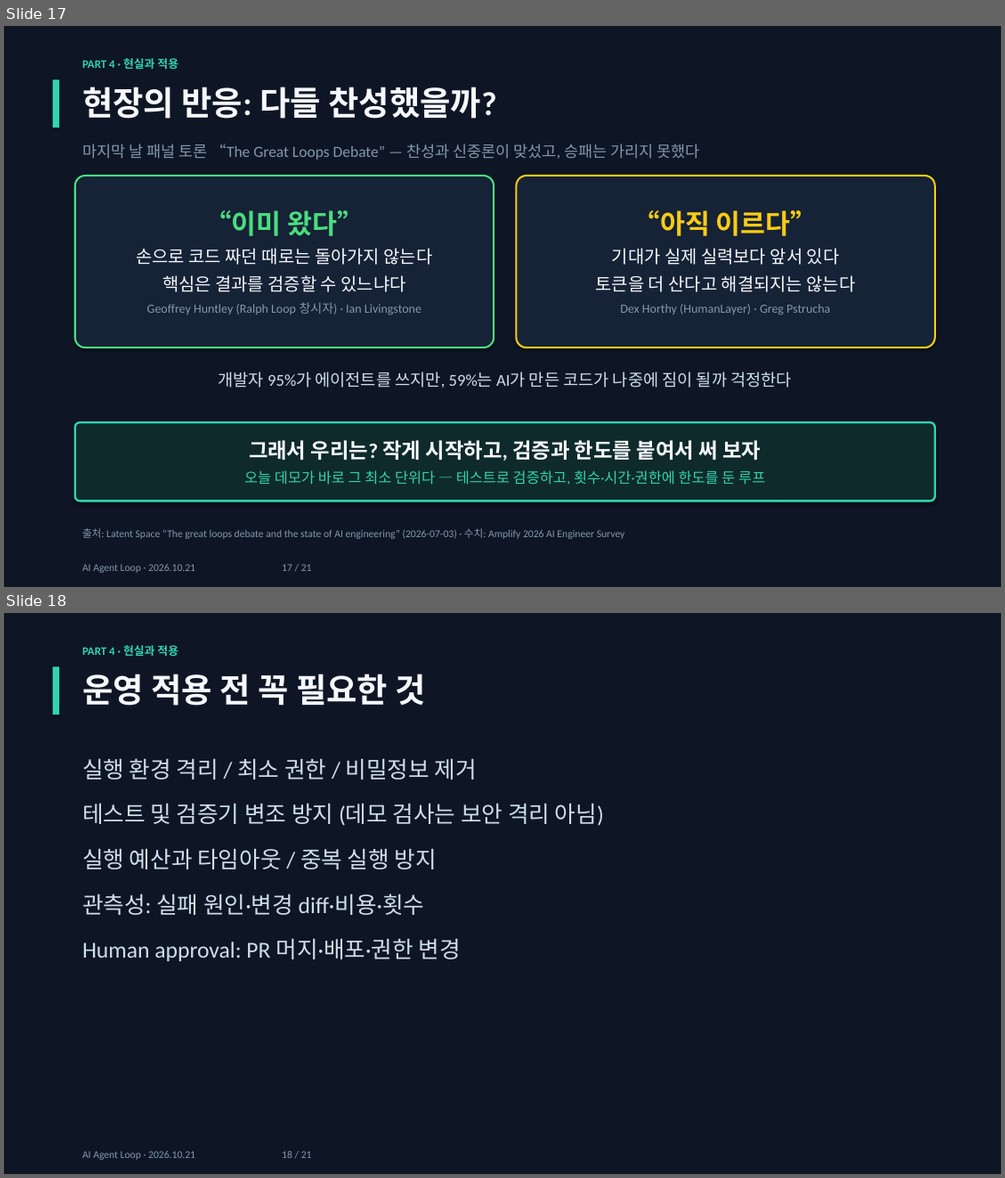
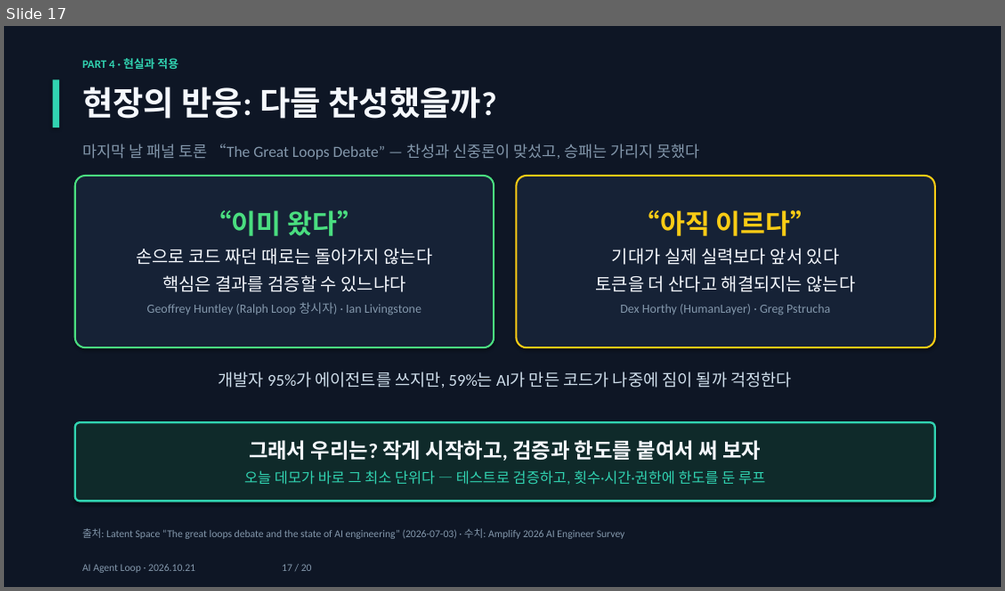
Before and after one commit to jaewon-i/kiro-agent-loop-demo, a slide deck: docs/AI_Agent_Loop.pptx. Shown one above the other, each under a label of ours: slides 17 and 18 before the commit, slide 17 after it. The pictures are 1005x1178 and 1005x591 pixels, drawn with LibreOffice and Linux fonts; fonts in the diff are those of the drawing. Boxes give left, top, right and bottom in pixels: in the first picture for what was removed or moved away, otherwise in the second. Text is boxed around its words. In the diff, an @@ line names an element or a change of style, - is before the commit and + after.

Commit message:
Remove '운영 적용 전 꼭 필요한 것' slide

```diff
--- a/docs/AI_Agent_Loop.pptx
+++ b/docs/AI_Agent_Loop.pptx
@@ slide 18 removed at (x1=4, y1=613, x2=1001, y2=1174), background #0E1625 @@
@@ text removed at (x1=82, y1=645, x2=178, y2=656) @@
-PART 4 · 현실과 적용
@@ rectangle removed at (x1=53, y1=666, x2=59, y2=714) @@
@@ text removed at (x1=82, y1=674, x2=426, y2=706) @@
-운영 적용 전 꼭 필요한 것
@@ text removed at (x1=82, y1=758, x2=604, y2=961) @@
-실행 환경 격리 / 최소 권한 / 비밀정보 제거
-테스트 및 검증기 변조 방지 (데모 검사는 보안 격리 아님)
-실행 예산과 타임아웃 / 중복 실행 방지
-관측성: 실패 원인·변경 diff·비용·횟수
-Human approval: PR 머지·배포·권한 변경
@@ text removed at (x1=82, y1=1151, x2=312, y2=1159) @@
-AI Agent Loop · 2026.10.21 18 / 21
@@ slide 17 changed as well @@
@@ text at (x1=82, y1=564, x2=312, y2=572): text changed @@
-AI Agent Loop · 2026.10.21 17 / 21
+AI Agent Loop · 2026.10.21 17 / 20
```
Also in this commit, not shown: 19 other slides changed.
